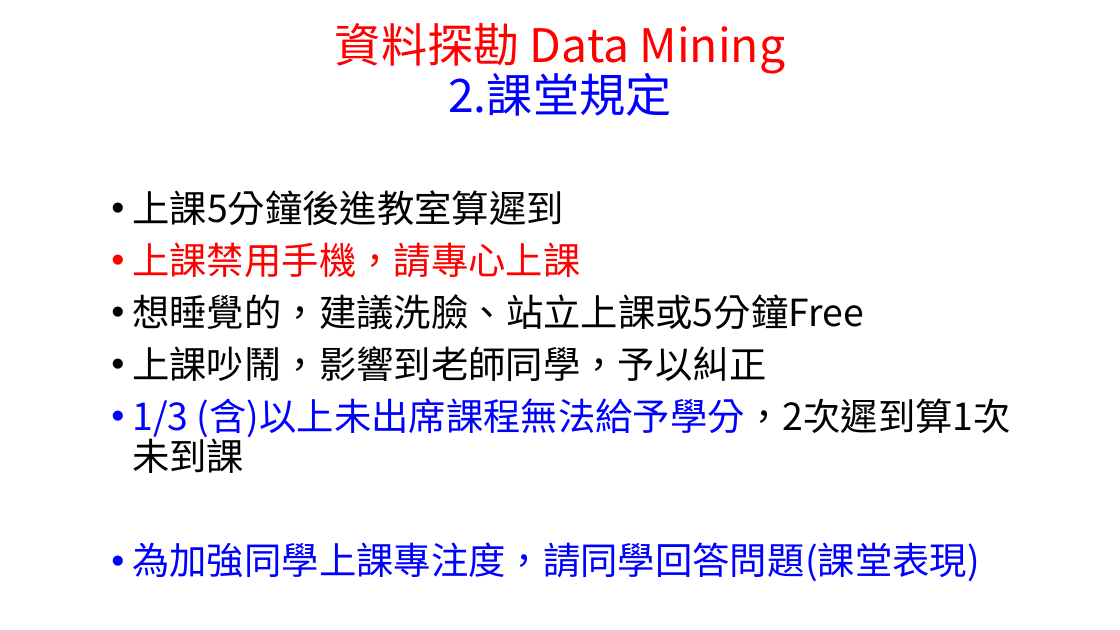
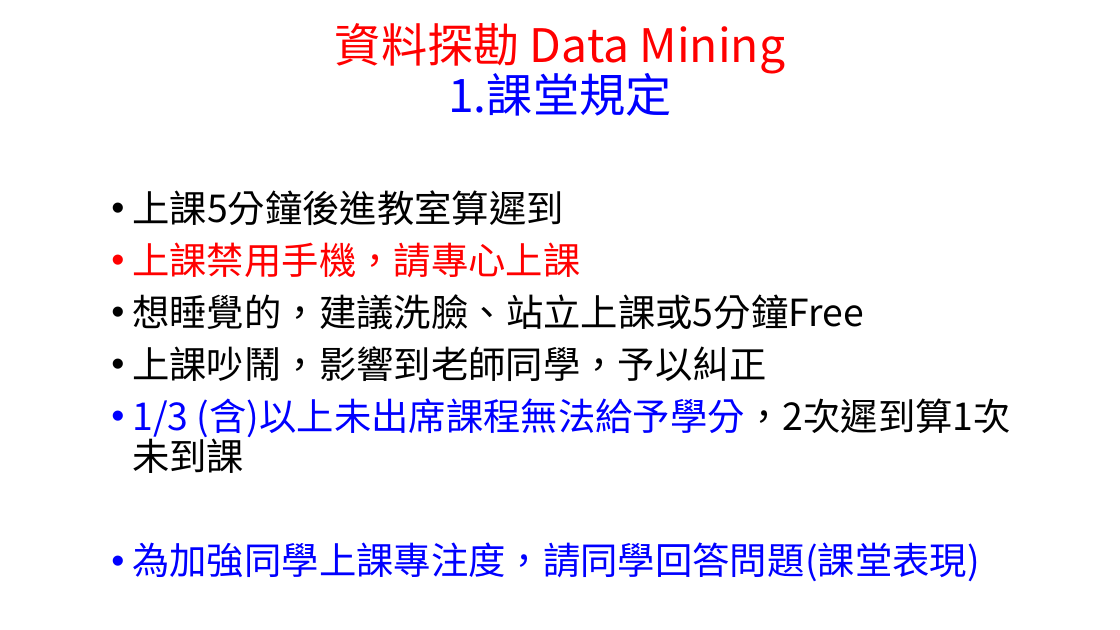
Before and after one commit to chih-chengwu/Data-Mining-MarkDown, a slide deck: slide 2 of 第一週_1.課堂規定及評量標準.pptx (slide 3 before the commit). Drawn at 1120x630 pixels with LibreOffice and Linux fonts; fonts in the diff are those of the drawing. Boxes give left, top, right and bottom in pixels: in the first picture for what was removed or moved away, otherwise in the second. Text is boxed around its words. In the diff, an @@ line names an element or a change of style, - is before the commit and + after.

```diff
--- a/第一週_1.課堂規定及評量標準.pptx
+++ b/第一週_1.課堂規定及評量標準.pptx
@@ title at [335, 23, 785, 116]: text changed @@
-資料探勘 Data Mining
-2.課堂規定
+資料探勘 Data Mining
+1.課堂規定
```
Also in this commit, not shown: 6 other slides changed, 1 other file.
